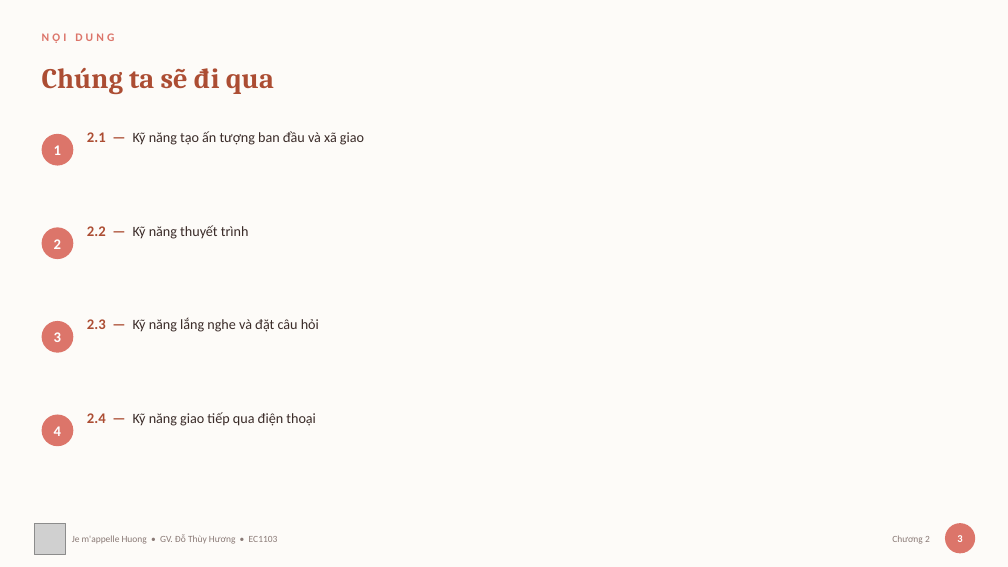
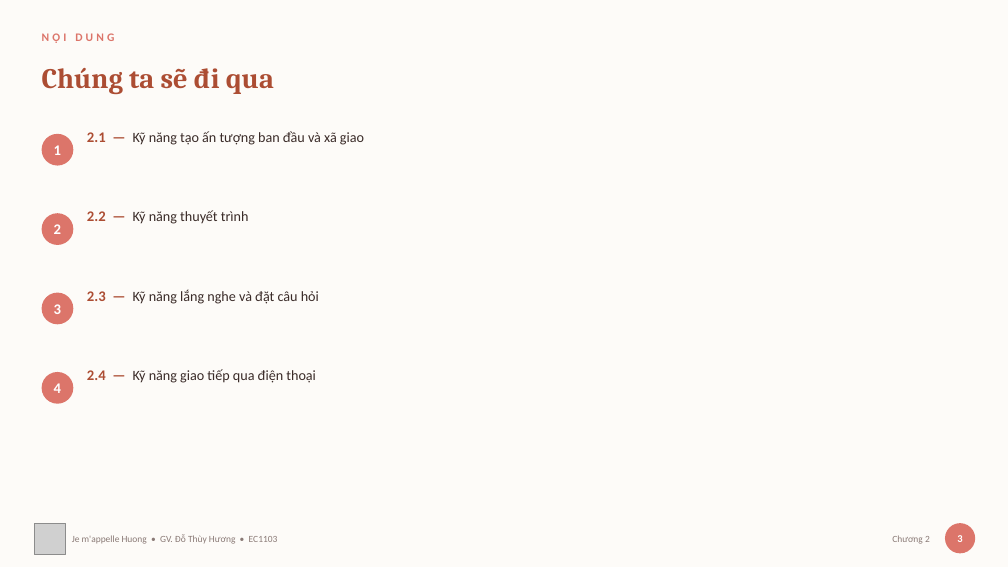
Before and after one commit to thuyhuongctu/ComDraft, a slide deck: slide 3 of slides/02-ky-nang-chuyen-nghiep.pptx. Drawn at 1008x567 pixels with LibreOffice and Linux fonts; fonts in the diff are those of the drawing; grey boxes stand for pictures. Boxes give left, top, right and bottom in pixels: in the first picture for what was removed or moved away, otherwise in the second. Text is boxed around its words. In the diff, an @@ line names an element or a change of style, - is before the commit and + after.

Commit message:
Sửa lỗi mục lục Chương 4 và chuẩn hóa nhịp trình bày cả bộ
Chương 4 mất slide mục lục: hàm dò slide trong add_images.py so khớp
trên toàn bộ chữ của slide, mà slide mục lục lại liệt kê tên mọi mục
của chương nên luôn khớp trước. Hình tiến trình đàm phán vì thế đè lên
mục lục và xóa mất nội dung, còn slide đúng thì bỏ trống.

Cùng nguyên nhân, find_idx trong apply_upgrade.py chèn slide phân cách
ngay trước mục lục thay vì trước mục nội dung — Chương 3 bị đảo thứ tự
3.2, 3.3-3.4 rồi mới tới 3.1.

Đã sửa:
• add_images.py, apply_upgrade.py — chỉ dò trong vùng tiêu đề và bỏ qua
  hẳn slide mục lục cùng slide mục tiêu
• design.js — giới hạn bước nhảy của numList để chương ít mục không bị
  giãn dòng gấp rưỡi chương nhiều mục
• make_figs.py — hình tiến trình đàm phán thêm dòng kết quả cần có của
  mỗi giai đoạn, tỉ lệ từ 3,46 về 2,74 cho khớp hình các chương khác
• mục lục Chương 4 viết đủ ý như mục lục Chương 1
• bổ sung scripts/build_decks.js mà README có nhắc nhưng còn thiếu

Dựng lại toàn bộ 8 tệp từ nguồn đã sửa. Kiểm định pptx_delivery_check:
8/8 passed, 0 lỗi 0 cảnh báo. Không còn slide nào hụt nội dung quá 1,5
inch ở các chương.

```diff
--- a/slides/02-ky-nang-chuyen-nghiep.pptx
+++ b/slides/02-ky-nang-chuyen-nghiep.pptx
@@ text "2.2 — Kỹ năng thuyết ...": place and size @@
-text "2.2 — Kỹ năng thuyết ..." at [87,225,249,239]
+text "2.2 — Kỹ năng thuyết ..." at [87,210,249,224]
@@ text "2": place and size @@
-text "2" at [54,239,61,249]
+text "2" at [54,224,61,234]
@@ ellipse: place and size @@
-ellipse at [42,228,73,259]
+ellipse at [42,213,73,245]
@@ text "3": place and size @@
-text "3" at [54,332,61,342]
+text "3" at [54,304,61,314]
@@ ellipse: place and size @@
-ellipse at [42,321,73,353]
+ellipse at [42,293,73,324]
@@ text "2.3 — Kỹ năng lắng ...": place and size @@
-text "2.3 — Kỹ năng lắng ..." at [87,317,319,332]
+text "2.3 — Kỹ năng lắng ..." at [87,289,319,304]
@@ text "4": place and size @@
-text "4" at [54,426,61,436]
+text "4" at [54,383,61,393]
@@ ellipse: place and size @@
-ellipse at [42,414,73,446]
+ellipse at [42,372,73,404]
@@ text "2.4 — Kỹ năng giao ...": place and size @@
-text "2.4 — Kỹ năng giao ..." at [87,412,316,426]
+text "2.4 — Kỹ năng giao ..." at [87,369,316,383]
```
Also in this commit, not shown: 2 other slides changed, 14 other files.
